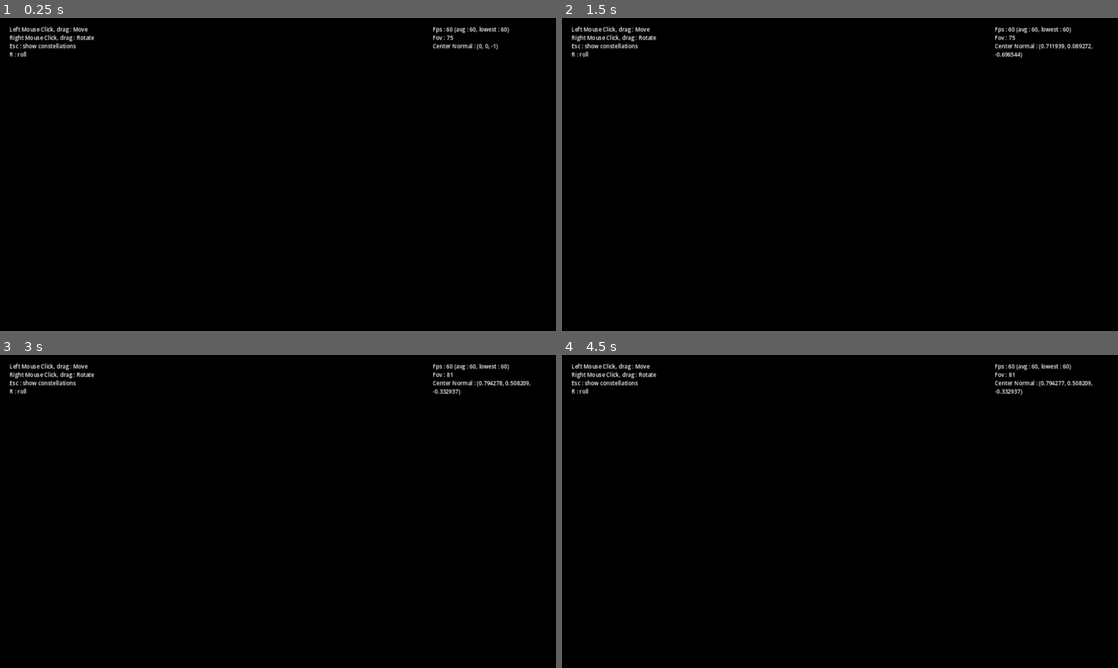
Above: before the commit, frames 1-4 (two rows, left to right).
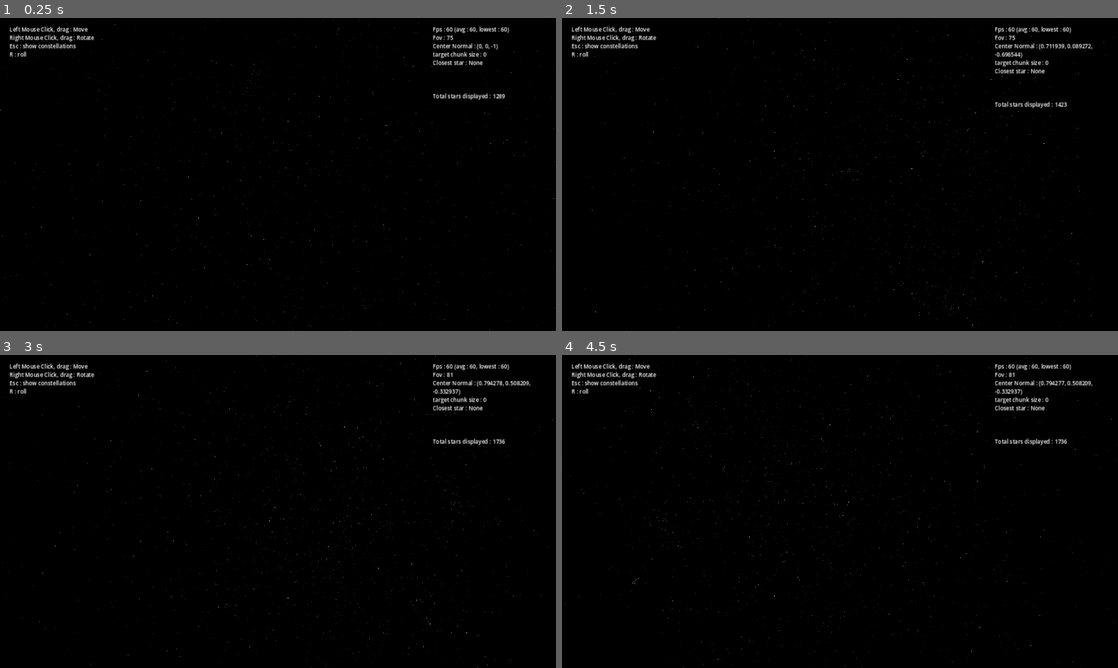
Above: after the commit, the same moments.

Repository: WanderingPenwing/StarGazer
Game: Godot game, scene res://scenes/stellarium.tscn
Same seed, same stepped clock (60 frames per second), same inputs: the game is played once before the commit and once after it.
Inputs (mouse positions are in pixels of both pictures, inside the frame that each line leads up to):
- Up to frame 1 (0.25 s): no input
- Up to frame 2 (1.5 s): tap Enter (ui_accept) at 0.5, 0.77, 1.25 s; move the mouse to (962, 158) at 0.52 s; press the mouse at (962, 158) at 0.53 s; hold Up (ui_up) 0.53-1.28 s; right-click (962, 158) at 0.8 s; move the mouse to (728, 190) at 1.27 s; release the mouse at (728, 190) at 1.28 s; hold Down (ui_down) from 1.28 s (still down); right-click (728, 190) at 1.35 s
- Up to frame 3 (3 s): tap Enter (ui_accept) at 1.52, 2, 2.75 s; click (166, 527) at 1.55 s; move the mouse to (333, 442) at 2.02 s; release Down (ui_down) at 2.03 s; press the mouse at (333, 442) at 2.03 s; hold Up (ui_up) from 2.03 s (still down); right-click (333, 442) at 2.3 s; move the mouse to (250, 574) at 2.77 s; release the mouse at (250, 574) at 2.78 s; tap Mouse wheel down (dezoom) at 2.85 s
- Up to frame 4 (4.5 s): tap Enter (ui_accept) at 3.02, 3.5, 3.77, 4.25 s; click (812, 574) at 3.05 s; move the mouse to (1006, 558) at 3.52 s; release Up (ui_up) at 3.53 s; hold Right mouse button (r_click) 3.53-4.28 s; hold Down (ui_down) from 3.53 s (still down); move the mouse to (673, 464) at 4.27 s; tap R (roll) at 4.35 s

The runs differ from the first frame. In frame 1, 0.5% of the frame differs, in the area x 0-100%, y 0-100%; in frame 2, 0.6%; in frame 3, 0.6%; in frame 4, 0.6%.

Commit message:
Added Alternative Render

Diff:
--- a/project.godot
+++ b/project.godot
@@ -21,6 +21,10 @@
 SoundsManager="*res://prefabs/tools/sounds_manager.tscn"
 GameState="*res://prefabs/tools/game_state.tscn"
 SceneTransition="*res://prefabs/tools/scene_transition.tscn"
+
+[debug]
+
+settings/stdout/print_gpu_profile=true
 
 [display]
 
--- a/scripts/menu/ui.gd
+++ b/scripts/menu/ui.gd
@@ -8,7 +8,8 @@
 
 var text_info : Array
 var debug_info : Array
-var draw_info : Array
+var draw_lines : Array
+var draw_points : Array
 
 
 func update_text() -> void :
@@ -54,14 +55,24 @@
 
 
 func clear_lines() -> void :
-	draw_info.clear()
+	draw_lines.clear()
+
+
+
+func clear_points() -> void :
+	draw_points.clear()
 
 
 
 func print_line(start : Vector2, end : Vector2, color : Color = Color.WHITE) -> void :
-	draw_info.append({"start" : start, "end" : end, "color" : color})
+	draw_lines.append({"start" : start, "end" : end, "color" : color})
 
 
 
-func show_lines() -> void :
-	DrawingBoard.update_drawing(draw_info)
+func print_point(pos : Vector2, color : Color = Color.WHITE) -> void :
+	draw_points.append({"pos" : pos, "color" : color})
+
+
+
+func show_drawing() -> void :
+	DrawingBoard.update_drawing(draw_lines, draw_points)
--- a/scripts/static/camera.gd
+++ b/scripts/static/camera.gd
@@ -5,6 +5,8 @@
 const MIN_FOV : float = 15
 const MAX_FOV : float = 90
 const ZOOM_SLIP = 0.7
+
+
 
 @export var Ui : Node
 @export var FetchInfo : Node
@@ -18,9 +20,24 @@
 var number_frames : int
 var display_constellations : bool = false
 
+@onready var Gamestate : Node = get_node("/root/GameState")
+
+
+
+func _ready() -> void :
+	if Gamestate.ALTERNATIVE :
+		Ui.clear_points()
+		show_stars_alt()
+
+		Ui.show_drawing()
+
+	Ui.print_text("Esc : show constellations", 2)
+
 
 
 func _process(delta: float) -> void :
+	var moved : bool = false
+
 	fps(delta)
 
 	zoom()
@@ -30,6 +47,15 @@
 	rotate_screen()
 
 	hud_constellations()
+
+	if Gamestate.ALTERNATIVE :
+		Ui.clear_points()
+		show_stars_alt()
+
+	Ui.clear_lines()
+	show_constellation()
+
+	Ui.show_drawing()
 
 	start_roll()
 
@@ -58,19 +84,16 @@
 
 
 
-func move() -> void :
+func move() -> bool :
 	var target = project_ray_normal(get_viewport().get_mouse_position())
 
 	Ui.print_text("Left Mouse Click, drag : Move", 0)
 
-#	if target :
-#		var closest = FetchInfo.fetch_star(target)
-#
-#		if not closest :
-#			Ui.print_debug_info("Closest star : None ", 4)
-#		else :
-#			Ui.print_debug_info("Closest star : " + closest.designation, 4)
-#
+	if Gamestate.ALTERNATIVE :
+		star_name_alt(target)
+	else :
+		star_name(target)
+
 	if Input.is_action_just_pressed("click") :
 		last_target = target
 
@@ -79,7 +102,7 @@
 	Ui.print_debug_info("Center Normal : " + str(center), 2)
 
 	if not Input.is_action_pressed("click") :
-		return
+		return false
 
 
 	if (target - last_target).length() > 0 :
@@ -94,35 +117,89 @@
 	last_mouse_pos = get_viewport().get_mouse_position()
 	last_target = project_ray_normal(get_viewport().get_mouse_position())
 
-
-
-func rotate_screen() -> void :
+	return true
+
+
+
+func star_name(target : Vector3) -> void :
+	if not target :
+		return
+	var closest = FetchInfo.fetch_star(target)
+
+	if not closest :
+		Ui.print_debug_info("Closest star : None ", 4)
+	else :
+		Ui.print_debug_info("Closest star : " + closest.designation, 4)
+
+
+
+func star_name_alt(target : Vector3) -> void :
+	if not target :
+		return
+
+	var closest : Dictionary
+
+	if Gamestate.ALTERNATIVE :
+		closest = FetchInfo.fetch_star_alt(target)
+	else :
+		closest = FetchInfo.fetch_star(target)
+
+	if not closest :
+		Ui.print_debug_info("Closest star : None ", 4)
+	else :
+		Ui.print_debug_info("Closest star : " + closest["name"], 4)
+
+
+
+func show_stars_alt() -> void :
+	var center_normal = project_ray_normal(CENTER)
+
+	var total : int = 0
+
+	for cluster in FetchInfo.Partition :
+		var c = unproject_position(cluster)
+		if not within_screen_bounds(c) :
+			continue
+		if cluster.dot(center_normal) < 0 :
+			continue
+		for star in FetchInfo.Partition[cluster] :
+			Ui.print_point(unproject_position(star["pos"]), star["color"])
+			total +=1
+
+	Ui.print_debug_info("Total stars displayed : " + str(total), 8)
+
+
+
+func rotate_screen() -> bool :
 	Ui.print_text("Right Mouse Click, drag : Rotate", 1)
 
 	if Input.is_action_just_pressed("r_click") :
 		last_rotate_mouse_pos = get_viewport().get_mouse_position()
 
 	if not Input.is_action_pressed("r_click") :
-		return
+		return false
 
 	var mouse_pos = get_viewport().get_mouse_position()
 	self.global_rotation.z -= (mouse_pos - CENTER).angle_to(last_rotate_mouse_pos - CENTER)
 	last_rotate_mouse_pos = get_viewport().get_mouse_position()
 
-
-
-func hud_constellations() -> void :
-	if Input.is_action_just_pressed("ui_cancel") :
-		display_constellations = not(display_constellations)
+	return true
+
+
+
+func hud_constellations() -> bool :
+	if not Input.is_action_just_pressed("ui_cancel") :
+		return false
+
+	display_constellations = not(display_constellations)
 
 	if display_constellations :
-		show_constellation()
 		Ui.print_text("Esc : hide constellations", 2)
-	else :
-		Ui.clear_lines()
-		Ui.show_lines()
-		Ui.print_text("Esc : show constellations", 2)
-		Ui.print_debug_info("", 5)
+		return false
+
+	Ui.print_text("Esc : show constellations", 2)
+	Ui.print_debug_info("", 5)
+	return true
 
 
 
@@ -135,12 +212,13 @@
 
 
 func show_constellation() -> void :
+	if not(display_constellations) :
+		return
 	var target = project_ray_normal(get_viewport().get_mouse_position()) * RADIUS
 	var constellations = FetchInfo.fetch_constellations(target)
 
 	var constellations_names : String = ""
 
-	Ui.clear_lines()
 
 	for c in constellations :
 		constellations_names += c["name"].substr(0, 3) + " - "
@@ -151,7 +229,6 @@
 				continue
 			Ui.print_line(p1 + (p2 - p1).normalized() * 10 , p2 - (p2 - p1).normalized() * 10, Color(constellation_color, c["alpha"]))
 
-	Ui.show_lines()
 
 	Ui.print_debug_info("Constellations : " + constellations_names.left(len(constellations_names) - 3), 5)
 
@@ -163,3 +240,16 @@
 	if point.y > 900 or point.y < 0 :
 		return false
 	return true
+
+
+
+func fuzzy_within_screen_bounds(point : Vector2, delta : float) -> bool :
+	if within_screen_bounds(point + Vector2(delta, 0)) :
+		return true
+	if within_screen_bounds(point + Vector2(-delta, 0)) :
+		return true
+	if within_screen_bounds(point + Vector2(0, delta)) :
+		return true
+	if within_screen_bounds(point + Vector2(0, -delta)) :
+		return true
+	return false
--- a/scripts/static/fetch_info.gd
+++ b/scripts/static/fetch_info.gd
@@ -32,6 +32,26 @@
 
 
 
+func fetch_star_alt(_target : Vector3) -> Dictionary :
+	var key = str(round(_target * PRECISION))
+	if not Partition.has(key) :
+		Ui.print_debug_info("target chunk size : 0 ", 3)
+		return {}
+	Ui.print_debug_info("target chunk size : " + str(len(Partition[key])), 3)
+
+	var closest : Dictionary
+	for star in Partition[key] :
+		if not closest :
+			closest = star
+			continue
+		if star["pos"].distance_squared_to(_target) > closest["pos"].distance_squared_to(_target) :
+			continue
+		closest = star
+
+	return closest
+
+
+
 func fetch_constellations(_target : Vector3) -> Array :
 	var Consts = Constellations.keys()
 	target = _target
@@ -49,5 +69,6 @@
 	return Consts_data
 
 
+
 func sort_distance(a, b) -> bool :
 	return a.distance_to(target) < b.distance_to(target)
--- a/scripts/static/stars.gd
+++ b/scripts/static/stars.gd
@@ -7,10 +7,17 @@
 
 @export var Infos : Node
 
+@onready var Gamestate : Node = get_node("/root/GameState")
+
+
 
 func _ready() -> void:
 	var Stars = load_stars()
-	show_stars(Stars)
+
+	if Gamestate.ALTERNATIVE :
+		format_stars_alt(Stars)
+	else :
+		show_stars(Stars)
 
 	var Consts = load_constellations()
 	format_constellations(Consts)
@@ -44,39 +51,74 @@
 		child.queue_free()
 
 	var progress = 0
-#
-#	for star_data in Stars :
-#		progress += 1
-#		if progress % 1000 == 0 :
-#			print("Loading... ", str(round(100.0*progress/len(Stars))), " %")
-#
-#		if not star_data :
-#			continue
-#
-#		var star = STAR.instantiate()
-#		add_child(star)
-#
-#		star.global_position = cartesian_from_text(star_data["RA"], star_data["Dec"])
-#		var m = star.mesh.get_active_material(0).duplicate()
-#		m.set_shader_parameter("mag", float(star_data["V"]))
-#		star.mesh.set_surface_override_material(0, m)
-#
-#		if star_data.has("N") :
-#			star.designation = star_data["N"]
-#		if star_data.has("C") :
-#			star.constellation = star_data["C"]
-#			star.add_to_group(star_data["C"])
-#
-#		var key = str(round(star.global_position * Infos.PRECISION / RADIUS))
-#
-#		if Infos.Partition.has(key) :
-#			Infos.Partition[key].append(star)
-#		else :
-#			Infos.Partition.merge({key : [star]})
+
+	for star_data in Stars :
+		progress += 1
+		if progress % 1000 == 0 :
+			print("Loading... ", str(round(100.0*progress/len(Stars))), " %")
+
+		if not star_data :
+			continue
+
+		var star = STAR.instantiate()
+		add_child(star)
+
+		star.global_position = cartesian_from_text(star_data["RA"], star_data["Dec"])
+		var m = star.mesh.get_active_material(0).duplicate()
+		m.set_shader_parameter("mag", float(star_data["V"]))
+		star.mesh.set_surface_override_material(0, m)
+
+		if star_data.has("N") :
+			star.designation = star_data["N"]
+		if star_data.has("C") :
+			star.constellation = star_data["C"]
+			star.add_to_group(star_data["C"])
+
+		var key = str(round(star.global_position * Infos.PRECISION / RADIUS))
+
+		if Infos.Partition.has(key) :
+			Infos.Partition[key].append(star)
+		else :
+			Infos.Partition.merge({key : [star]})
 
 	print("Partitions : ", len(Infos.Partition))
-#	@warning_ignore("integer_division")
-#	print("Stars per Partition : ", len(Stars)/len(Infos.Partition))
+	@warning_ignore("integer_division")
+	print("Stars per Partition : ", len(Stars)/len(Infos.Partition))
+
+
+
+func format_stars_alt(Stars : Array) -> void :
+	var progress = 0
+
+	for star_data in Stars :
+		progress += 1
+		if progress % 1000 == 0 :
+			print("Loading... ", str(round(100.0*progress/len(Stars))), " %")
+
+		if not star_data :
+			continue
+
+		var star = {"pos" : Vector2.ZERO, "name" : "", "color" : Color(0, 0, 0)}
+
+		star["pos"] = cartesian_from_text(star_data["RA"], star_data["Dec"])
+
+		var brightness = max(0, min(1.0, 1.0 - float(star_data["V"])/7.0))
+		star["color"] = Color(brightness, brightness, brightness)
+
+		if star_data.has("N") :
+			star["name"] = star_data["N"]
+
+		var key = round(star["pos"] * Infos.PRECISION / RADIUS)
+
+		if Infos.Partition.has(key) :
+			Infos.Partition[key].append(star)
+		else :
+			Infos.Partition.merge({key : [star]})
+
+	print(Infos.Partition[Infos.Partition.keys().pick_random()].pick_random())
+	print("Partitions : ", len(Infos.Partition))
+	@warning_ignore("integer_division")
+	print("Stars per Partition : ", len(Stars)/len(Infos.Partition))
 
 
 
--- a/scripts/tools/debug.gd
+++ b/scripts/tools/debug.gd
@@ -1,25 +1,21 @@
 extends Control
 
-const width = 2
+const width = 3
 
 var draw_lines : Array
+var draw_points : Array
+
 
 func _draw() :
 	for line in draw_lines :
 		draw_line(line["start"], line["end"], line["color"], width)
 
-
-
-#func draw_triangle(pos, dir, color, _size):
-#	var a = pos + dir * _size
-#	var b = pos + dir.rotated(2*PI/3) * _size
-#	var c = pos + dir.rotated(4*PI/3) * _size
-#	var points = PackedVector2Array([a, b, c])
-#	draw_polygon(points, PackedColorArray([color]))
+	for point in draw_points :
+		draw_circle(point["pos"], width / 2, point["color"])
 
 
 
-func update_drawing(_draw_info : Array) :
-	draw_lines = _draw_info
-	self.hide()
-	self.show()
+func update_drawing(_draw_lines : Array, _draw_points : Array = []) :
+	draw_lines = _draw_lines
+	draw_points = _draw_points
+	queue_redraw()
--- a/scripts/tools/game_state.gd
+++ b/scripts/tools/game_state.gd
@@ -1,6 +1,7 @@
 extends Node
 
 const SAVE_FILE : String = "user://state.save"
+const ALTERNATIVE : bool = true
 
 var master_sound : int = 50
 var sfx : int = 50
Binary file changed: assets/images/sky/solid.jpg
Not shown, changed: export_presets.cfg
